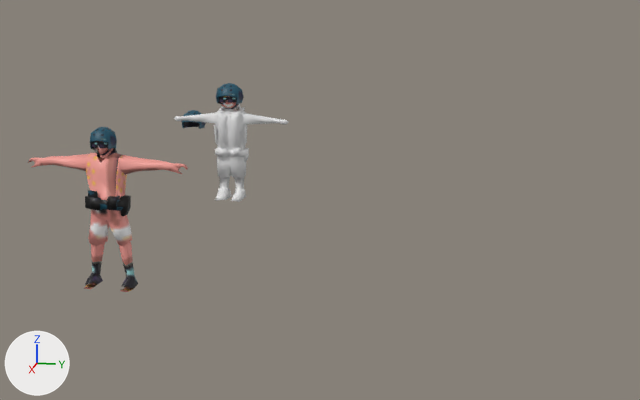
The Blender file Assets/Models/Charachters/Characters.blend: old version first, new version second.
One viewpoint serves both versions: a 50 mm lens placed at (52.4, 24.3, 19.3), pointed at (-16.8, 10.5, 2.0). Arrows for +X, +Y and +Z are at lower left; the lights stay in place.

The first picture shows 'Cube', 'SurferModel'.
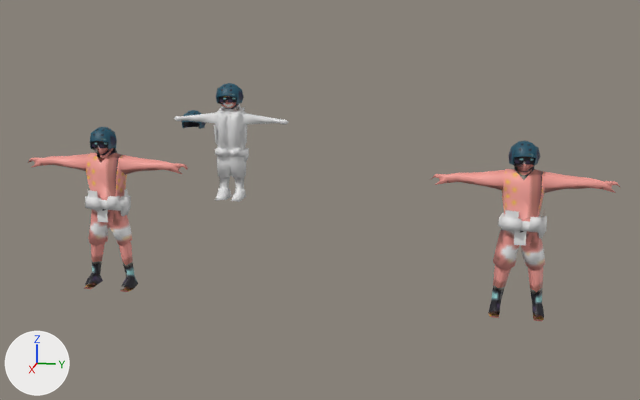
Where the newer file only moved an object's origin or applied its transform, the numbers keep the older frame.

Where the change shows, as pixel boxes [x1, y1, x2, y2] in the pictures (640 x 400 px):
'SurferAlpha', added: after [431, 141, 620, 321]
    faces in mat_bodyuv: [431, 157, 620, 321]
    faces in mat_assesorysuv (white #e7e7e7): [498, 210, 547, 246]
    faces in mat_helmetuv: [509, 141, 540, 172]
part 1 of me_surfermesh, built on: before [90, 175, 125, 231]; after [90, 175, 128, 231]
part 2 of me_surfermesh, recoloured (black to grey): [85, 190, 131, 216] in both

Diff of the bpy script that builds the scene:
```diff
--- a/Assets/Models/Charachters/Characters.blend.py
+++ b/Assets/Models/Charachters/Characters.blend.py
@@ img_helmetuv_png_007 @@
+img_helmetuv_png_007 = load_image('HelmetUV.png.007', 'HelmetUV.png', 64, 64, 'Non-Color')
@@ img_surferheaduv_png_006 @@
+img_surferheaduv_png_006 = load_image('SurferHeadUV.png.006', 'SurferHeadUV.png', 48, 48, 'Non-Color')
@@ img_surferheaduv_png_004 @@
+img_surferheaduv_png_004 = load_image('SurferHeadUV.png.004', 'SurferHeadUV.png', 48, 48, 'sRGB')
@@ img_helmetuv_png_005 @@
+img_helmetuv_png_005 = load_image('HelmetUV.png.005', 'HelmetUV.png', 64, 64, 'sRGB')
@@ mat_helmetuv_002 @@
+mat_helmetuv_002 = bpy.data.materials.new('HelmetUV.002')
+# uses the picture img_helmetuv_png_003
+# uses the picture img_helmetuv_png_007
@@ mat_assesorysuv_002 @@
+mat_assesorysuv_002 = principled_material('AssesorysUV.002')
+mat_assesorysuv_002.base_color = (0.8, 0.8, 0.8)  # white #e7e7e7
@@ mat_bodyuv_002 @@
+mat_bodyuv_002 = bpy.data.materials.new('BodyUV.002')
+# uses the picture img_surferheaduv_png_002
+# uses the picture img_surferheaduv_png_006
@@ mat_assesorysuv @@
+mat_assesorysuv = principled_material('AssesorysUV')
+mat_assesorysuv.base_color = (0.8, 0.8, 0.8)  # white #e7e7e7
@@ mat_bodyuv @@
+mat_bodyuv = bpy.data.materials.new('BodyUV')
+# uses the picture img_surferheaduv_png_004
+# uses the picture img_surferheaduv_png_005
@@ mat_helmetuv @@
+mat_helmetuv = bpy.data.materials.new('HelmetUV')
+# uses the picture img_helmetuv_png_005
+# uses the picture img_helmetuv_png_006
@@ me_surfermesh @@
 # used by ob_surfermodel; location = (0.0, 0.0, 0.0)
-me_surfermesh.from_pydata(...)  # 385 vertices, 554 faces; spans x -0.92..1.79, y -5.38..5.48, z -0.06..10.5
-me_surfermesh.materials.append(mat_surferbody_002)
+me_surfermesh.from_pydata(...)  # 402 vertices, 562 faces; spans x -0.92..1.79, y -5.38..5.48, z -0.06..10.5
+# me_surfermesh part 1
+# 2 vertices are removed from x 0.89..1.33, y -0.9..0.86, z 5.31..6.23
+# 12 faces are deleted
+# 3 vertices move from x 1.02..1.36, y -0.84..0.04, z 4.51..5.33 to x 1.16..1.28, y -0.84..0.05, z 4.54..5.33
+# 19 vertices are added at x -0.62..1.47, y -0.71..1.29, z 4.47..6.66
+# 14 new faces join them, mat_bodyuv_002
+# 6 new faces join them, mat_assesorysuv_002 (white #e7e7e7)
+# me_surfermesh part 2: 56 faces spanning x -0.92..1.79, y -1.3..1.47, z 4.79..6.52 switch from mat_helmet_002 to mat_assesorysuv_002 (white #e7e7e7)
+me_surfermesh.materials.append(mat_helmetuv_002)
+me_surfermesh.materials.append(mat_bodyuv_002)
@@ me_surfermesh_1 @@
+me_surfermesh_1.from_pydata(...)  # 402 vertices, 562 faces; spans x -0.92..1.79, y -5.38..5.48, z -0.06..10.5
+# faces by material slot: [49, 451, 62]
+me_surfermesh_1.materials.append(mat_helmetuv)
+me_surfermesh_1.materials.append(mat_bodyuv)
+me_surfermesh_1.materials.append(mat_assesorysuv)  # white #e7e7e7
@@ ob_surferalpha @@
+ob_surferalpha = bpy.data.objects.new('SurferAlpha', me_surfermesh_1)
+ob_surferalpha.location = (0.0, 25.97, 0.0)
```
